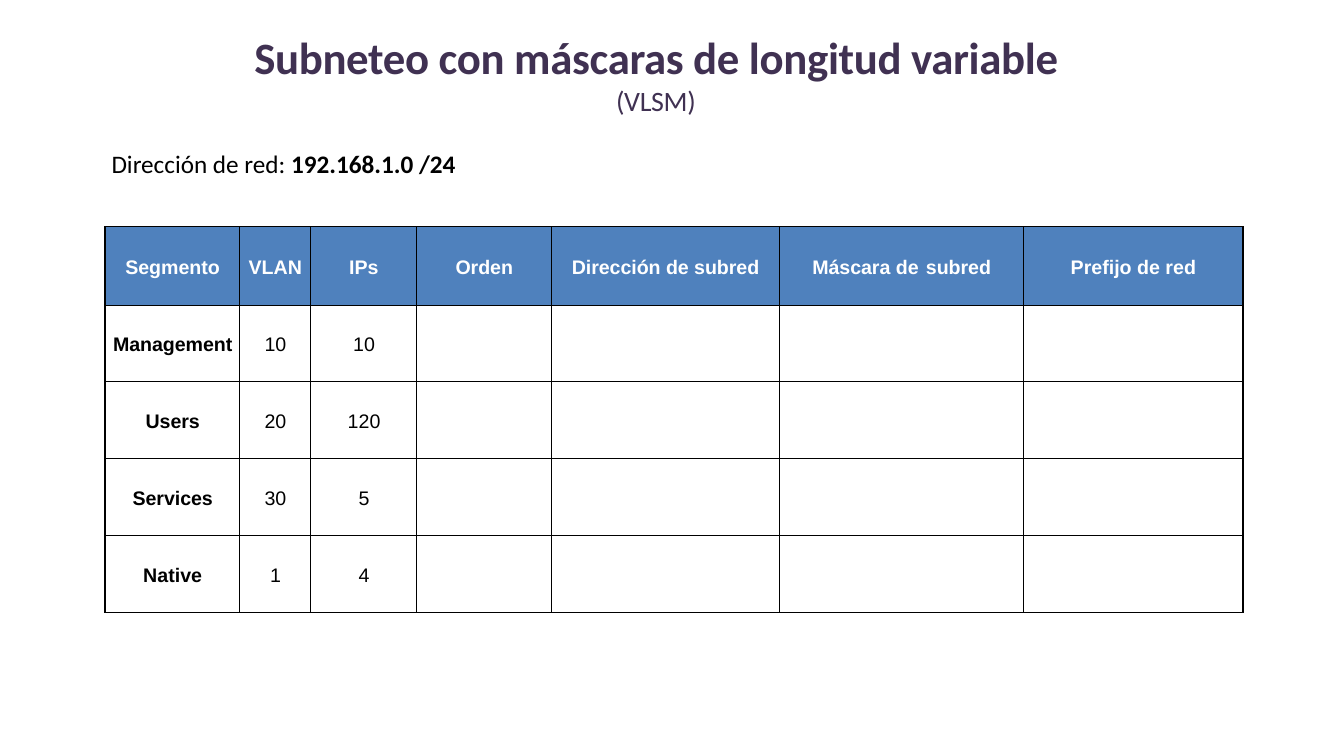
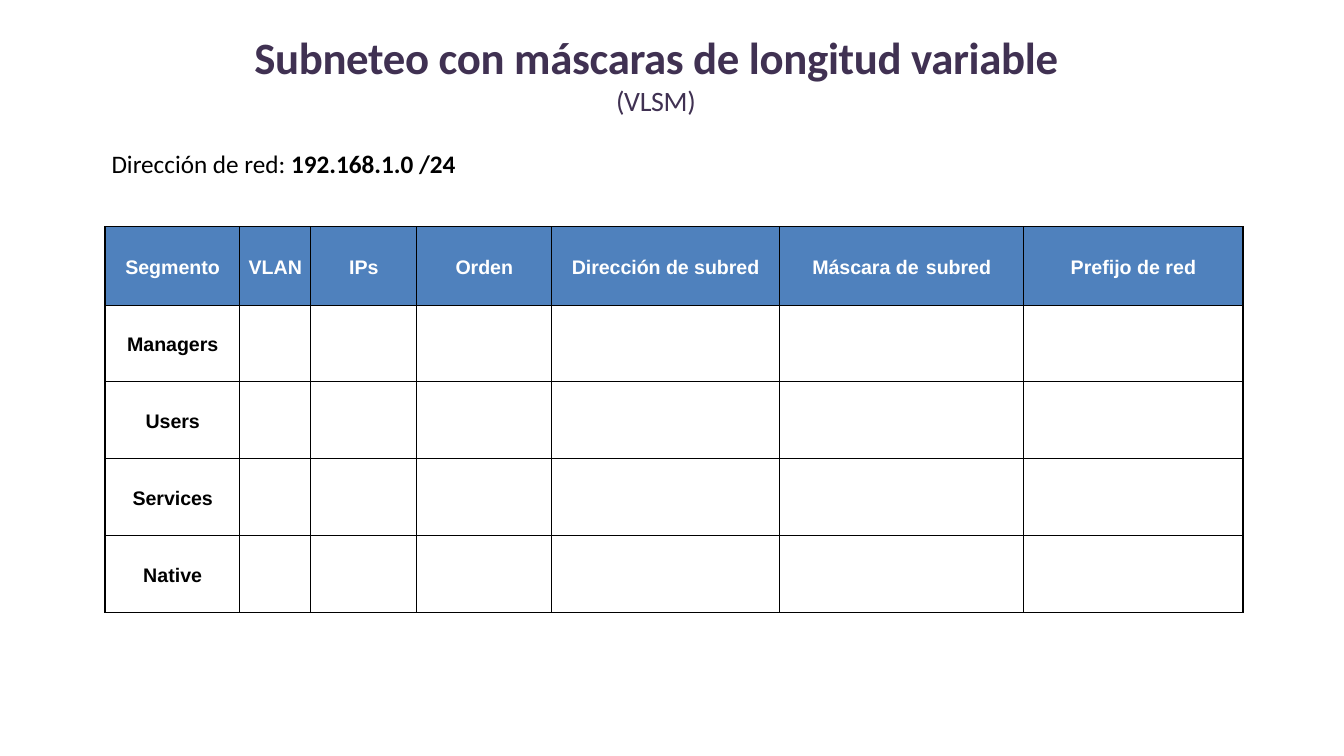
Before and after one commit to lizetheP/WAN, a slide deck: slide 5 of Calendario2026/Ejercicios/E2_VLAN/Ejer2_VLANs.pptx. Drawn at 1344x756 pixels with LibreOffice and Linux fonts; fonts in the diff are those of the drawing. Boxes give left, top, right and bottom in pixels: in the first picture for what was removed or moved away, otherwise in the second. Text is boxed around its words. In the diff, an @@ line names an element or a change of style, - is before the commit and + after.

```diff
--- a/Calendario2026/Ejercicios/E2_VLAN/Ejer2_VLANs.pptx
+++ b/Calendario2026/Ejercicios/E2_VLAN/Ejer2_VLANs.pptx
@@ table at [105,227,1243,613] @@
-row 2: Management | 10 | 10 |  |  |  | 
+row 2: Managers |  |  |  |  |  | 
-row 3, column 2: 20
+row 3, column 2: 
-row 3, column 3: 120
+row 3, column 3: 
-row 4, column 2: 30
+row 4, column 2: 
-row 4, column 3: 5
+row 4, column 3: 
-row 5, column 2: 1
+row 5, column 2: 
-row 5, column 3: 4
+row 5, column 3: 
```
Also in this commit, not shown: 3 other slides changed, 6 other files.
